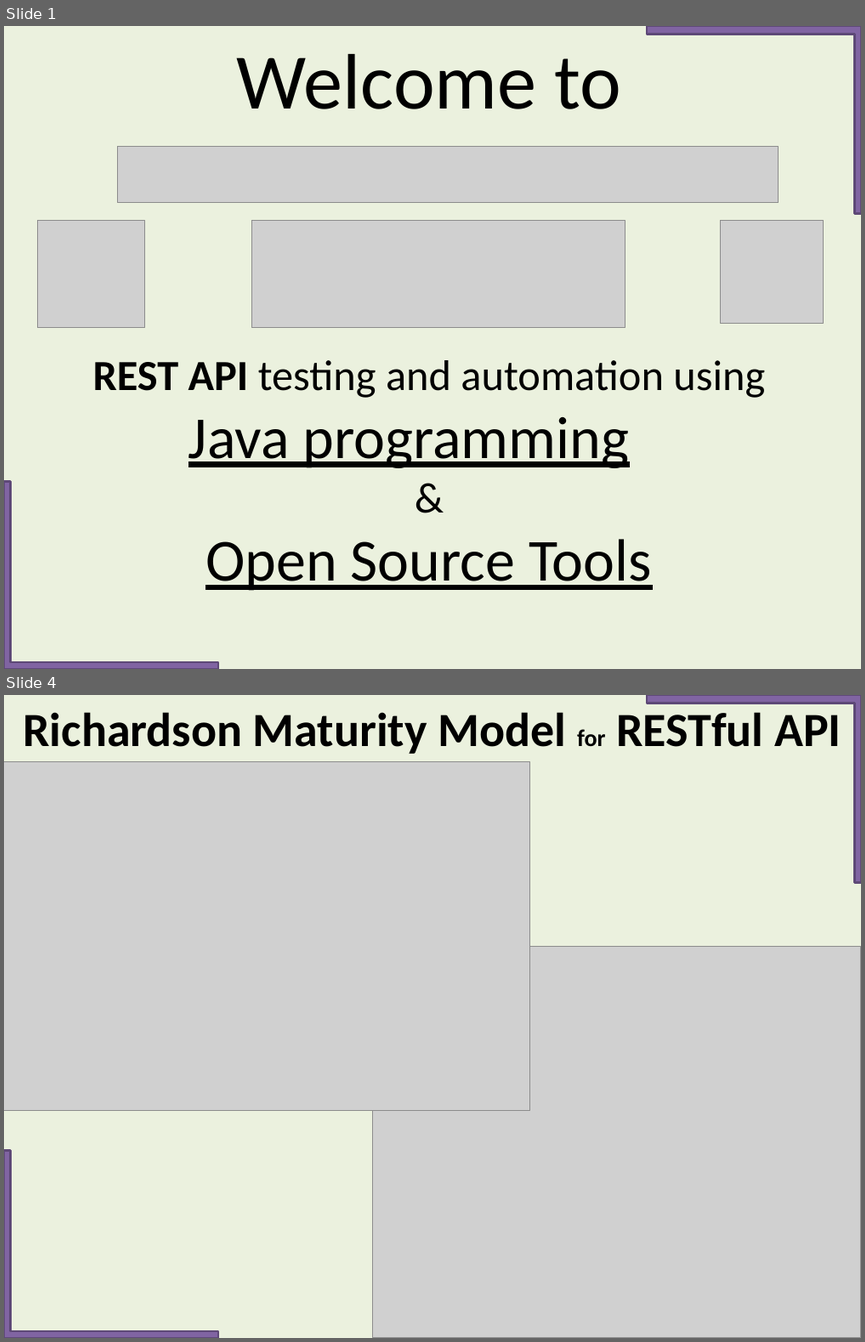
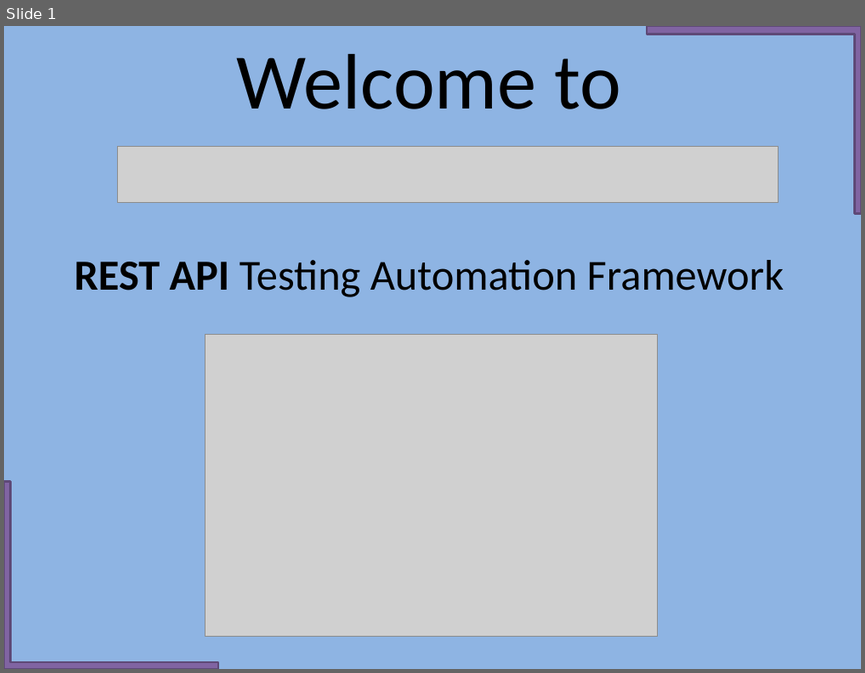
Before and after one commit to imademethink/imademethink_REST_api_automation, a slide deck: PPT_testing_using_Java/REST_API_Testing_Using_Programming_Java.pptx. Shown one above the other, each under a label of ours: slides 1 and 4 before the commit, slide 1 after it; the slides between them are not shown. The pictures are 865x1342 and 865x673 pixels, drawn with LibreOffice and Linux fonts; fonts in the diff are those of the drawing; grey boxes stand for pictures. Boxes give left, top, right and bottom in pixels: in the first picture for what was removed or moved away, otherwise in the second. Text is boxed around its words. In the diff, an @@ line names an element or a change of style, - is before the commit and + after.

```diff
--- a/PPT_testing_using_Java/REST_API_Testing_Using_Programming_Java.pptx
+++ b/PPT_testing_using_Java/REST_API_Testing_Using_Programming_Java.pptx
@@ slide 4 removed at (4,695,861,1338), background #EBF1DE @@
@@ text removed at (23,712,841,754) @@
-Richardson Maturity Model for RESTful API
@@ corner removed at (647,695,861,883) @@
@@ picture removed at (4,762,530,1110) @@
@@ picture removed at (372,947,861,1338) @@
@@ corner removed at (4,1150,218,1338) @@
@@ slide 1 changed as well @@
@@ background #EBF1DE to #8EB4E3 @@
@@ picture removed at (37,221,144,328) @@
@@ picture removed at (251,221,624,328) @@
@@ picture removed at (721,221,823,324) @@
@@ text at (75,260,783,297): text changed @@
-REST API testing and automation using
-Java programming
-&
-Open Source Tools
+REST API Testing Automation Framework
@@ picture added at (205,334,658,635) @@
```
Also in this commit, not shown: 1 slide added, 20 other slides removed.
